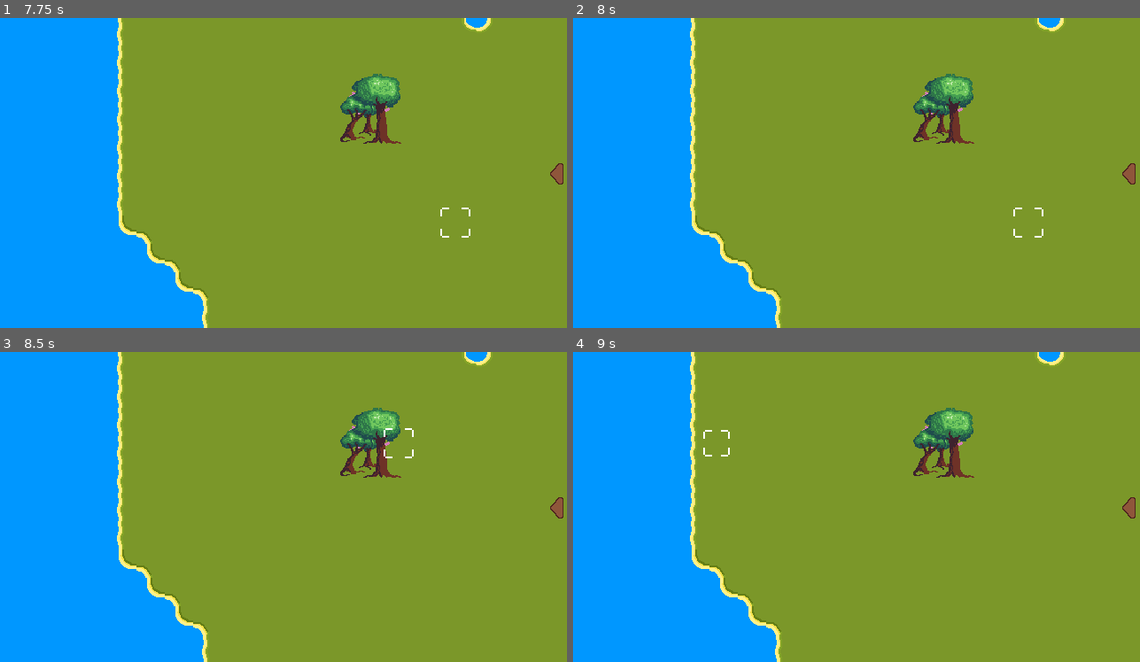
Above: before the commit, frames 1-4 (two rows, left to right).
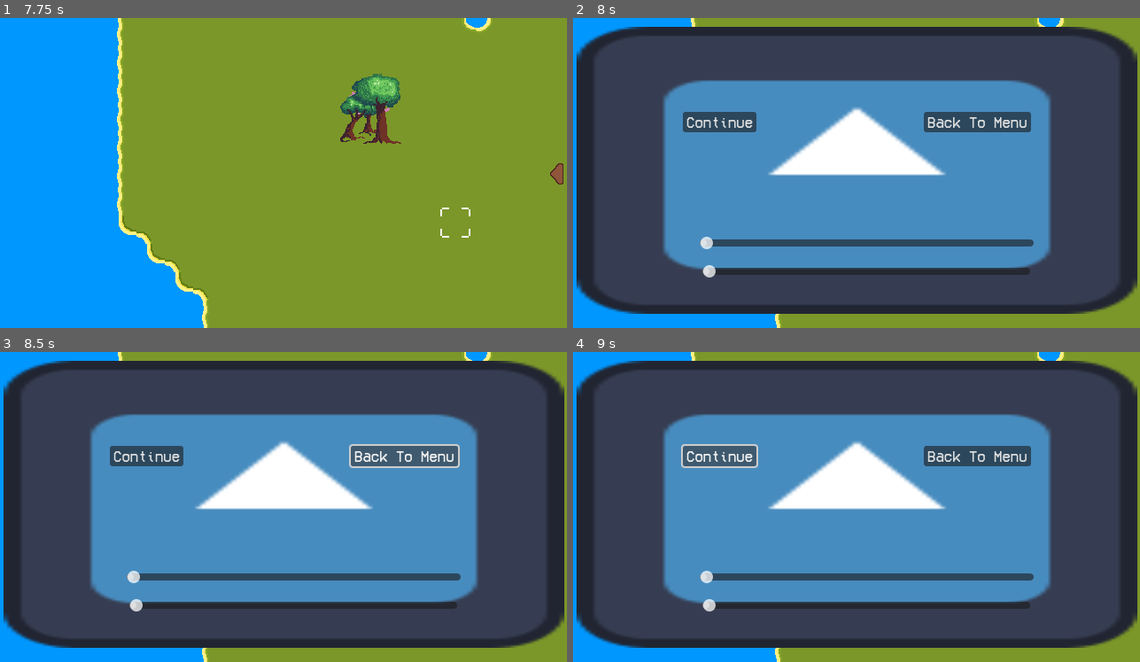
Above: after the commit, the same moments.

Repository: Resben/village-mayhem
Game: Godot game, scene res://scenes/ui/controller.tscn
The game is run twice, just before and just after one commit, with the same random seed, the same clock (stepped at 60 frames per second) and the same inputs. The engine's default icon, where the game draws it, is replaced by a stand-in: a white triangle on a blue panel in a dark square.
Inputs (mouse positions are in pixels of both pictures, inside the frame that each line leads up to):
- Up to frame 1 (7.75 s): click "Start" at 0.5 s; click "Start" at 1.25 s; click (561, 173) at 2 s; click (413, 173) at 2.75 s; click (544, 173) at 3.5 s; move the mouse to (408, 157) at 4.27 s; tap Middle mouse button (drag) at 4.35, 7.35 s; tap Enter at 5 s; move the mouse to (170, 188) at 5.02 s; click (170, 188) at 5.1 s; move the mouse to (340, 104) at 5.77 s; tap Mouse wheel up (zoom_in) at 5.85 s; move the mouse to (255, 235) at 6.52 s; tap Mouse wheel down (zoom_out) at 6.6 s; move the mouse to (453, 219) at 7.27 s
- Up to frame 2 (8 s): tap Escape (pause, bound only after the commit) at 7.9 s
- Up to frame 3 (8.5 s): click (402, 457) at 8 s, where only the run after the commit has a clickable "Back To Menu"
- Up to frame 4 (9 s): click (720, 457) at 8.75 s, where only the run after the commit has a clickable "Continue"

Frame 1 is identical in both runs. In frame 2, 91% of the frame differs, in the area x 0-100%, y 2-96%; in frame 3, 91%; in frame 4, 90%.

Commit message:
[WIP] Paused menu

Diff:
--- a/project.godot
+++ b/project.godot
@@ -29,7 +29,7 @@
 
 pause={
 "deadzone": 0.5,
-"events": [Object(InputEventKey,"resource_local_to_scene":fa …(146 unchanged characters)… se,"keycode":0,"physical_keycode":4194306,"key_label":0,"unicode":0,"echo":false,"script":null)
+"events": [Object(InputEventKey,"resource_local_to_scene":fa …(146 unchanged characters)… se,"keycode":0,"physical_keycode":4194305,"key_label":0,"unicode":0,"echo":false,"script":null)
 ]
 }
 drag={
--- a/scenes/ui/controller.tscn
+++ b/scenes/ui/controller.tscn
@@ -17,6 +17,7 @@
 [ext_resource type="Texture2D" uid="uid://cthfk8yd6c1g2" path="res://assets/environment/farm_single.png" id="9_e06tq"]
 [ext_resource type="Texture2D" uid="uid://crkwt71i22ycg" path="res://assets/ui/god_ui.png" id="9_or2kj"]
 [ext_resource type="PackedScene" uid="uid://5ax878tfs7j0" path="res://scenes/ai/villager.tscn" id="10_20pqs"]
+[ext_resource type="Script" path="res://scenes/ui/paused.gd" id="16_tsk5n"]
 
 [sub_resource type="Animation" id="Animation_jbtq1"]
 length = 0.001
@@ -370,6 +371,7 @@
 grow_horizontal = 2
 grow_vertical = 2
 theme = ExtResource("2_o4um2")
+script = ExtResource("16_tsk5n")
 
 [node name="TextureRect" type="TextureRect" parent="Paused"]
 layout_mode = 1
@@ -386,7 +388,7 @@
 grow_vertical = 2
 texture = ExtResource("3_vp72e")
 
-[node name="Button" type="Button" parent="Paused/TextureRect"]
+[node name="Continue" type="Button" parent="Paused/TextureRect"]
 layout_mode = 1
 offset_left = 120.0
 offset_top = 96.0
@@ -394,7 +396,7 @@
 offset_bottom = 104.0
 text = "Continue"
 
-[node name="Button2" type="Button" parent="Paused/TextureRect"]
+[node name="ToMenu" type="Button" parent="Paused/TextureRect"]
 layout_mode = 1
 anchors_preset = 1
 anchor_left = 1.0
@@ -465,3 +467,5 @@
 [connection signal="pressed" from="HUD/Control/TextureButton" to="HUD" method="_on_show_ui_pressed"]
 [connection signal="item_clicked" from="HUD/Control/TextureRect2/ItemList" to="HUD" method="_on_item_clicked"]
 [connection signal="animation_finished" from="HUD/AnimationPlayer" to="HUD" method="_on_animation_player_finished"]
+[connection signal="pressed" from="Paused/TextureRect/Continue" to="Paused" method="_on_continue_pressed"]
+[connection signal="pressed" from="Paused/TextureRect/ToMenu" to="Paused" method="_on_to_menu_pressed"]
--- /dev/null
+++ b/scenes/ui/paused.gd
@@ -0,0 +1,7 @@
+extends Control
+
+func _on_continue_pressed():
+	pass # Replace with function body.
+
+func _on_to_menu_pressed():
+	pass # Replace with function body.
Not shown: 1 places in scenes/ui/controller.tscn that only renumber resources
